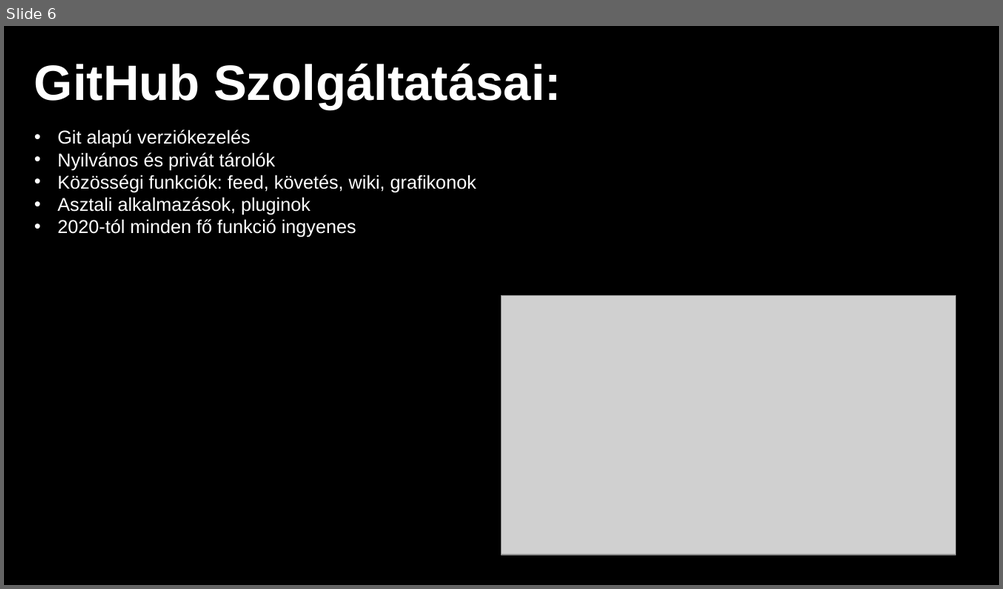
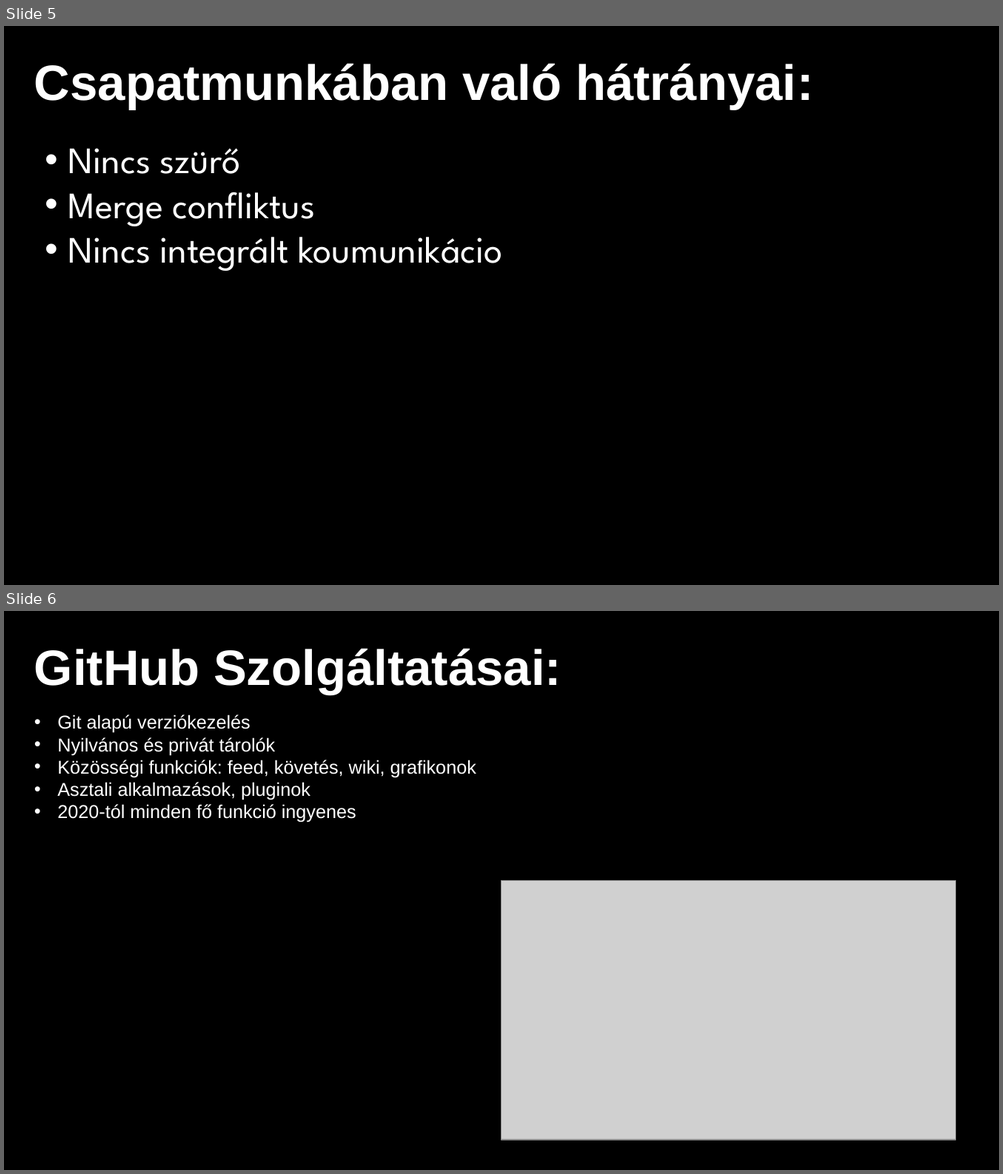
Before and after one commit to cobragaming453/IKT-Prezent-cio-Git-Hub-, a slide deck: IKT_GitHub_prezentácio_v4.pptx. Shown one above the other, each under a label of ours: slide 6 before the commit, slides 5 and 6 after it. The pictures are 1003x589 and 1003x1174 pixels, drawn with LibreOffice and Linux fonts; fonts in the diff are those of the drawing; grey boxes stand for pictures; background and template pictures are left out. Boxes give left, top, right and bottom in pixels: in the first picture for what was removed or moved away, otherwise in the second. Text is boxed around its words. In the diff, an @@ line names an element or a change of style, - is before the commit and + after.

```diff
--- a/IKT_GitHub_prezentácio_v4.pptx
+++ b/IKT_GitHub_prezentácio_v4.pptx
@@ slide 5 added at (x1=4, y1=26, x2=999, y2=585), background #000000 @@
@@ text added at (x1=34, y1=63, x2=814, y2=110), 48 pt, text #FFFFFF, bold @@
+Csapatmunkában való hátrányai:
@@ text added at (x1=68, y1=148, x2=503, y2=271), 36 pt, text #FFFFFF @@
+• Nincs szürő
+• Merge confliktus
+• Nincs integrált koumunikácio
```
Also in this commit, not shown: 4 slides changed, 1 other slide added, 2 slides removed.
